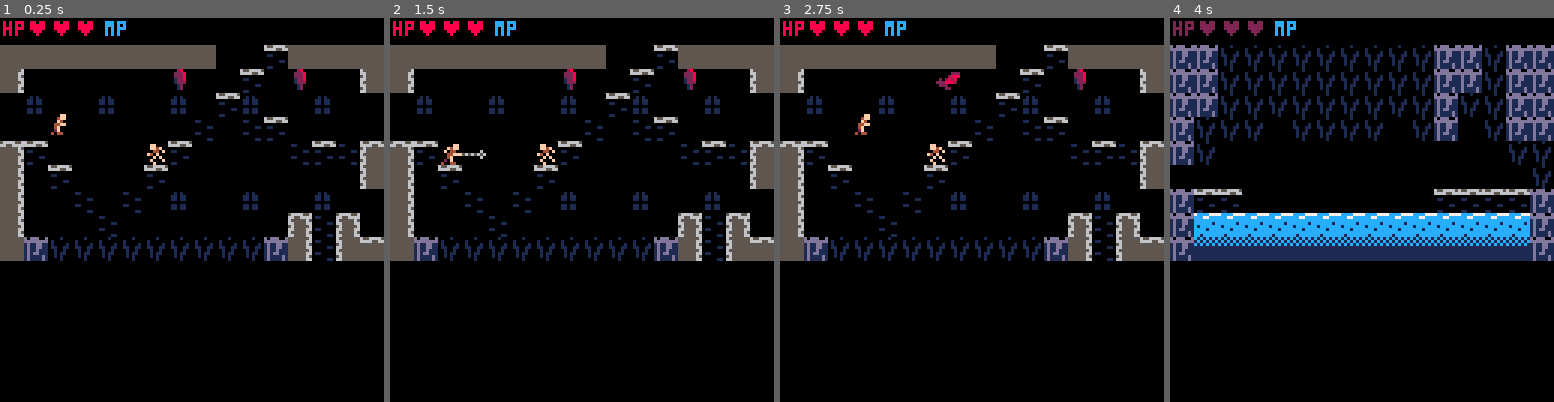
Above: before the commit, frames 1-4 (left to right).
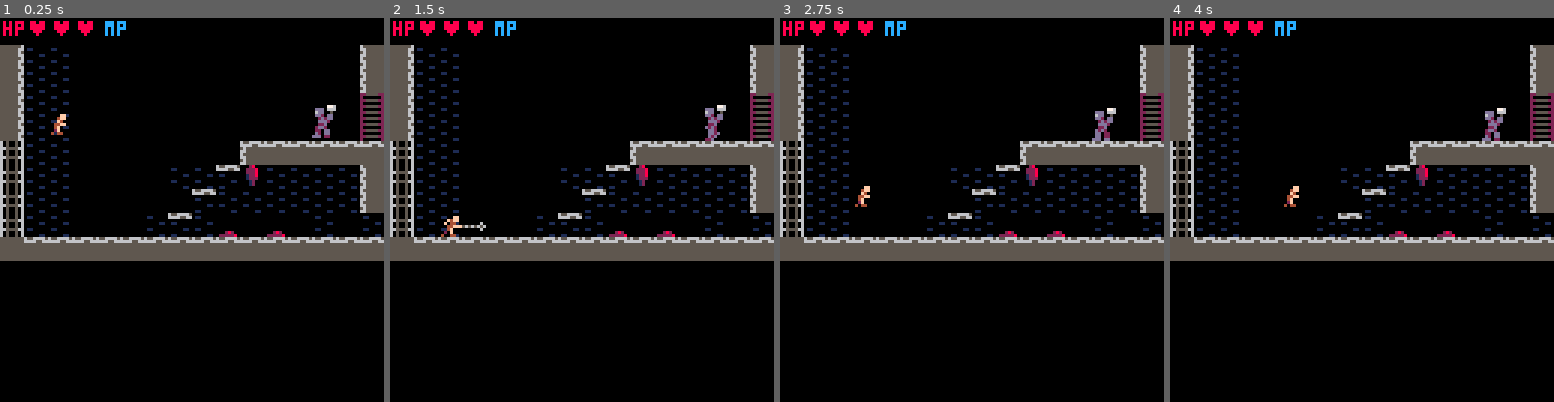
Above: after the commit, the same moments.

Repository: AddisonMink/fortrebosque
Game: PICO-8 cartridge main.p8
The game is run twice, just before and just after one commit, with the same random seed, the same clock (stepped at 60 frames per second) and the same inputs.
Inputs:
- Up to frame 1 (0.25 s): no input
- Up to frame 2 (1.5 s): tap X (X key) at 0.33, 1.07 s; tap O (Z key) at 0.7 s
- Up to frame 3 (2.75 s): hold Right 1.6-2.1 s; tap O (Z key) at 1.7, 2.1, 2.5 s; tap X (X key) at 1.85 s; hold Up 2.15-2.42 s; hold Right from 2.47 s (still down)
- Up to frame 4 (4 s): tap O (Z key) at 2.9, 3.3, 3.7 s; tap X (X key) at 2.97 s; release Right at 3.03 s; hold Left 3.08-3.58 s

The runs differ from the first frame. In frame 1, 19% of the frame differs, in the area x 0-100%, y 7-64%; in frame 2, 20%; in frame 3, 20%; in frame 4, 31%, in the area x 0-100%, y 0-64%.

Commit message:
update map.

Diff:
--- a/global.lua
+++ b/global.lua
@@ -1,5 +1,6 @@
 global = {
     knife = false,
+    subweapons = {},
     mp = 0,
     mp_max = 0,
     dont_respawn = {}
--- a/main.p8
+++ b/main.p8
@@ -23,7 +23,7 @@
 		end
 	end
 
-	player = player_new(16 + 128 * 2, 48 + 80 - 40)
+	player = player_new(16, 48 + 80 - 40)
 	room = room_map["0,1"]
 	room.init(player)
 	state = "play"
@@ -226,34 +226,50 @@
 
 
 
+…(16 lines of a section not shown)…
 __gff__
-0000000004000100000000000000000000000000000000000000000000010000010200000000000001010004000000000101000000000001010101000000000000000000000000000000000000000000000000000000000000000000000000000000000000000000000000000000000000000000000000000000000000000000
+0000000004000100000000000000000000000000000000000000000000010000010200000000000001010004000000000101000000000001010101000000000100000000000000000400000000000000000000000000000001000000000000000100000000000000010000000000000002000000000000000100000000000000
 0000000000000000000000000000000000000000000000000000000000000000000000000000000000000000000000000000000000000000000000000000000000000000000000000000000000000000000000000000000000000000000000000000000000000000000000000000000000000000000000000000000000000000
 __map__
-0000000000000000000000000000003720202020202020202020202020202020202020202020202020202020202020202020202020202020202020202020202020202020202020202020202020202020202020202020202020202020202020202020202020202020202020202020202020202020202020202020202020202020
-0000000000000000000000000000003738000000000000000000000000000037200000000000000000000000000000202000000000000000000000000000002020000000000000000000000000000020200000000000000000000000000000202000000000000000000000000000002020000000000000000000000000000020
-28002c00000000002c00001e1f2c003738002d00002d00002d00002d00002d37200000000000000000000000000000202000000000000000000000000000002020000000000000000000000000000020200000000000000000000000000000202000000000000000000000000000002020000000000000000000000000000020
-3800001e1f0005000000000000000037380a00000000000a000000000a000037200000000000000000000000000000202000000000000000000000000000002020000000000000000000000000000020200000000000000000000000000000202000000000000000000000000000002020000000000000000000000000000020
-3800000000001d0000002c000000003738212d00002d00212d00002d21002d37200000000000000000000000000000202000000000000000000000000000002020000000000000000000000000000020200000000000000000000000000000202000000000000000000000000000002020000000000000000000000000000020
-3800000000312028210000000000003738000000000000000000000000000037200000000000000000000000000000202000000000000000000000000000002020000000000000000000000000000020200000000000000000000000000000202000000000000000000000000000002020000000000000000000000000000020
-3800002c00272727000021000000000000000000000000000000000000000037200000000000000000000000000000202000000000000000000000000000002020000000000000000000000000000020200000000000000000000000000000202000000000000000000000000000002020000000000000000000000000000020
-380000000027272700000000210000000000000a0000000000000a0000000037200000000000000000000000000000202000000000000000000000000000002020000000000000000000000000000020200000000000000000000000000000202000000000000000000000000000002020000000000000000000000000000020
-3800001e1f002700002c1e1f0000313030303030302100002130303030303020202020202020202020000000212020202020202020202020202020202020202020202020202020202020202020202020202020202020202020202020202020202020202020202020202020202020202020202020202020202020202020202020
-3827270000000000000000000000003720202020380000213720202020202020202020202020202020000021202020202020202020202020202020202020202020202020202020202020202020202020202020202020202020202020202020202020202020202020202020202020202020202020202020202020202020202020
-3827270000000000000000000000003738000000000021000000000009000037380000000000000900002100090000372000000000000000000000000000002020000000000000000000000000000020200000000000000000000000000000202000000000000000000000000000002020000000000000000000000000000020
-3827270000000000000000000000000600002d00002100002d00002d00002d00002d00002d00002d00212d00002d00000000000000000000000000000000002020000000000000000000000000000020200000000000000000000000000000202000000000000000000000000000002020000000000000000000000000000020
-38272700000000000000000000010006000000002100000000000000000a0000000000000000000027002721000000000000000000000000000000000000002020000000000000000000000000000020200000000000000000000000000000202000000000000000000000000000002020000000000000000000000000000020
-29272700000000000000313030303030303030303030282100002100002121312821000000000a2100000000272127312000000000000000000000000000002020000000000000000000000000000020200000000000000000000000000000202000000000000000000000000000002020000000000000000000000000000020
-2927270000000027272109272727273720202020202020282100000000000037380021000000210000000000000000372000000000000000000000000000002020000000000000000000000000000020200000000000000000000000000000202000000000000000000000000000002020000000000000000000000000000020
-2927270000000000212727272727273720202020380027372821000000000037380000270027002d00002d00002d00000000000000000000000000000000002020000000000000000000000000000020200000000000000000000000000000202000000000000000000000000000002020000000000000000000000000000020
-292727000017272127170017002700272727272727170037202821003b3c3d373800000027000000000000001d271d000000000000000000000000000000002020000000000000000000000000000020200000000000000000000000000000202000000000000000000000000000002020000000000000000000000000000020
-20303030303030303030303030303030303a303a3a2827372020303020212020203a2a2a2a2a2a2a2a2a2a3a382737302020202020202020202020202020202020202020202020202020202020202020202020202020202020202020202020202020202020202020202020202020202020202020202020202020202020202020
-3a3a3a3a3a3a3a3a3a3a3a3a3a3a3a3a3a3a3a3a3a3a273a3a3a3a3a3a213a3a3a3a2a2a2a2a2a2a2a2a2a3a3a2a3a3a2020202020202020202020202020202020202020202020202020202020202020202020202020202020202020202020202020202020202020202020202020202020202020202020202020202020202020
-3a3a3a3a3a2a2a3a2a2a3a3a3a3a3a3a3a3a3a3a3a2a002a2a3a2a3a2a21093a3a3a2a2a2a2a2a2a2a2a2a3a3a2a3a3a2000000000000000000000000000002020000000000000000000000000000020200000000000000000000000000000202000000000000000000000000000002020000000000000000000000000000020
-3a3a2a2a3a2a003a002a2a2a2a3a3a3a3a3a2a2a2a0000002a3a2a000021003a3a3a2a2a2a2a2a2a2a2a2a3a2a2a3a3a2000000000000000000000000000002020000000000000000000000000000020200000000000000000000000000000202000000000000000000000000000002020000000000000000000000000000020
-3a2a2a000000003a000000002a2a2a3a3a2a000000000000003a00002100003a3a2a2a2a002a2a2a2a002a3a002a3a3a2000000000000000000000000000002020000000000000000000000000000020200000000000000000000000000000202000000000000000000000000000002020000000000000000000000000000020
-3a2a0000000000000000000000002a3a3a00000000000000000900000000213a3a2a0000000000000000000000002a2a2a00000000000000000000000000002020000000000000000000000000000020200000000000000000000000000000202000000000000000000000000000002020000000000000000000000000000020
-3a2a0000000000000000000000000000060001000000000000000000210000000000000000000000000000000000002a2a00000000000000000000000000002020000000000000000000000000000020200000000000000000000000000000202000000000000000000000000000002020000000000000000000000000000020
-3a2a21000f210000210000210000213a3a21212121213a00002100000021213a3a21210000000000000000212121213a2000000000000000000000000000002020000000000000000000000000000020200000000000000000000000000000202000000000000000000000000000002020000000000000000000000000000020
-3a04040404040404040404040404043a3a04040404043a04040404040404043a3a04040404040404040404040404043a2000000000000000000000000000002020000000000000000000000000000020200000000000000000000000000000202000000000000000000000000000002020000000000000000000000000000020
-3a2b2b2b2b2b2b2b2b2b2b2b2b2b2b3a3a2b2b2b2b2b3a2b2b2b2b2b2b2b2b3a3a2b2b2b2b2b2b2b2b2b2b2b2b2b2b3a2020202020202020202020202020202020202020202020202020202020202020202020202020202020202020202020202020202020202020202020202020202020202020202020202020202020202020
+0000000000000000000000000000003778787878787878787878787878787878787878787878787878787878787878782020202020202020202020202020202020202020202020202020202020202020202020202020202020202020202020202020202020202020202020202020202020202020202020202020202020202020
+0000000000000000000000000000003778780078780078780078780078787878780078787800787800787878007878782000000000000000000000000000002020000000000000000000000000000020200000000000000000000000000000202000000000000000000000000000002020000000000000000000000000000020
+28002c00000000002c00001e1f2c003778004700004700004700004700004700004700780047787847007800470078782000000000000000000000000000002020000000000000000000000000000020200000000000000000000000000000202000000000000000000000000000002020000000000000000000000000000020
+3800001e1f0005000000000000000037680a57000057000a570000570a005700005700780057090057007800570000782000000000000000000000000000002020000000000000000000000000000020200000000000000000000000000000202000000000000000000000000000002020000000000000000000000000000020
+3800000000001d0000002c000000003768706700006700706700006770006760606717090067000067000900670000000000000000000000000000000000002020000000000000000000000000000020200000000000000000000000000000202000000000000000000000000000002020000000000000000000000000000020
+3800000000312028210000000000003768000000000000000000000000000058787070700017000000000000000000000000000000000000000000000000002020000000000000000000000000000020200000000000000000000000000000202000000000000000000000000000002020000000000000000000000000000020
+3800002c00272727000021000000000000000000000000000000000000000058780000000070700000001700707060606000000000000000000000000000002020000000000000000000000000000020200000000000000000000000000000202000000000000000000000000000002020000000000000000000000000000020
+380000000027272700000000210000000000000a0000000000000a0000000058780000000000000070707000000058782000000000000000000000000000002020000000000000000000000000000020200000000000000000000000000000202000000000000000000000000000002020000000000000000000000000000020
+3800001e1f002700002c1e1f0000313060606060607000007060606060606078784848484848484860000000606078782020202020202020202020202020202020202020202020202020202020202020202020202020202020202020202020202020202020202020202020202020202020202020202020202020202020202020
+3827270000000000000000000000003720202020380000213720202020202020202020202020202020000031202020202020202020202020202020202020202020202020202020202020202020202020202020202020202020202020202020202020202020202020202020202020202020202020202020202020202020202020
+3827270000000000000000000000003738000000000021000000000009000037380000000000000900002109000000373800000000000000000000000000003720000000000000000000000000000020200000000000000000000000000000202000000000000000000000000000002020000000000000000000000000000020
+3827270000000000000000000000000600002d00002100002d00002d00002d00002d00002d00002d00212d00002d00000000000000000000000000000000003720000000000000000000000000000020200000000000000000000000000000202000000000000000000000000000002020000000000000000000000000000020
+38272700000000000000000000010006000000002100000000000000000a0000000000000000000027002721000000000000000000000000000000000000003720000000000000000000000000000020200000000000000000000000000000202000000000000000000000000000002020000000000000000000000000000020
+29272700000000000000313030303030303030303030282100002100002121312821000000000a21000000002721273128000061001d0000000000000000003720000000000000000000000000000020200000000000000000000000000000202000000000000000000000000000002020000000000000000000000000000020
+29272700000000272721092727272737202020202020202821000000000000373800210000002100000000000000003738610021211d0000000000000000003720000000000000000000000000000020200000000000000000000000000000202000000000000000000000000000002020000000000000000000000000000020
+2927270000000000212727272727273720202020380027372821000000000037380000270027002d00002d00002d0000002121000a1d0000000000000000003720000000000000000000000000000020200000000000000000000000000000202000000000000000000000000000002020000000000000000000000000000020
+292727000000272127170017002700272727272727170037202821003b3c3d373800000027000000000000001d271d0000000021211d0000000000000000003720000000000000000000000000000020200000000000000000000000000000202000000000000000000000000000002020000000000000000000000000000020
+20303030303030303030303030303030303a303a3a2827372020303020212020203a2a2a2a2a2a2a2a2a2a3a382737303030303030303021213030303030302020202020202020202020202020202020202020202020202020202020202020202020202020202020202020202020202020202020202020202020202020202020
+3a3a3a3a3a3a3a3a3a3a3a3a3a3a3a3a3a3a3a3a3a3a273a3a3a3a3a3a213a3a3a3a2a2a2a2a2a2a2a2a2a3a3a2a3a3a3a3a3a3a3a3a3a21213a3a3a3a3a3a3a20202020202020202020202020202020202020202020202020202020202020202020202020202020202020202020202020202020202020202020202020202020
+3a3a3a3a3a2a2a3a2a2a3a3a3a3a3a3a3a3a3a3a3a2a002a2a3a2a3a2a21093a3a3a2a2a2a2a2a2a2a2a2a3a3a2a3a3a3a00000000000000210000000000003a20000000000000000000000000000020200000000000000000000000000000202000000000000000000000000000002020000000000000000000000000000020
+3a3a2a2a3a2a003a002a2a2a2a3a3a3a3a3a2a2a2a0000002a3a2a000021003a3a3a2a2a2a2a2a2a2a2a2a3a2a2a3a3a3a00000000000000210000000000003a20000000000000000000000000000020200000000000000000000000000000202000000000000000000000000000002020000000000000000000000000000020
+3a2a2a000000003a000000002a2a2a3a3a2a000000000000003a00002100003a3a2a2a2a002a2a2a2a002a3a002a3a3a3a00000000000000210000000000003a20000000000000000000000000000020200000000000000000000000000000202000000000000000000000000000002020000000000000000000000000000020
+3a2a0000000000000000000000002a3a3a00000000000000000900000000213a3a2a00000000000000000000003e2a2a2a00000000000000210000000000003a20000000000000000000000000000020200000000000000000000000000000202000000000000000000000000000002020000000000000000000000000000020
+3a2a000000000000000000000000000006000100000000000000000021000000000000000000000000000000001d002a2a00000000000000210000000000003a20000000000000000000000000000020200000000000000000000000000000202000000000000000000000000000002020000000000000000000000000000020
+3a2a21000f210000210000210000213a3a21212121213a00002100000021213a3a2121000000000000000021211d213a3a21212121212121210000000000003a20000000000000000000000000000020200000000000000000000000000000202000000000000000000000000000002020000000000000000000000000000020
+3a04040404040404040404040404043a3a04040404043a04040404040404043a3a0404040404040404040404041d043a3a04040404040404040404040404043a20000000000000000000000000000020200000000000000000000000000000202000000000000000000000000000002020000000000000000000000000000020
+3a2b2b2b2b2b2b2b2b2b2b2b2b2b2b3a3a2b2b2b2b2b3a2b2b2b2b2b2b2b2b3a3a2b2b2b2b2b2b2b2b2b2b2b2b1d2b3a3a2b2b2b2b2b2b2b2b2b2b2b2b2b2b3a20202020202020202020202020202020202020202020202020202020202020202020202020202020202020202020202020202020202020202020202020202020
--- a/room.lua
+++ b/room.lua
@@ -78,6 +78,11 @@
                 global.knife = true
                 global.mp_max += 1
                 global.mp = global.mp_max
+            elseif tile == 62 then
+                mset(tx, ty, 0)
+                global.axe = true
+                global.mp_max += 1
+                global.mp = global.mp_max
             end
 
             for e in all(entities) do
Not shown, changed: 62 lines of the sprite sheet (__gfx__) section of main.p8
